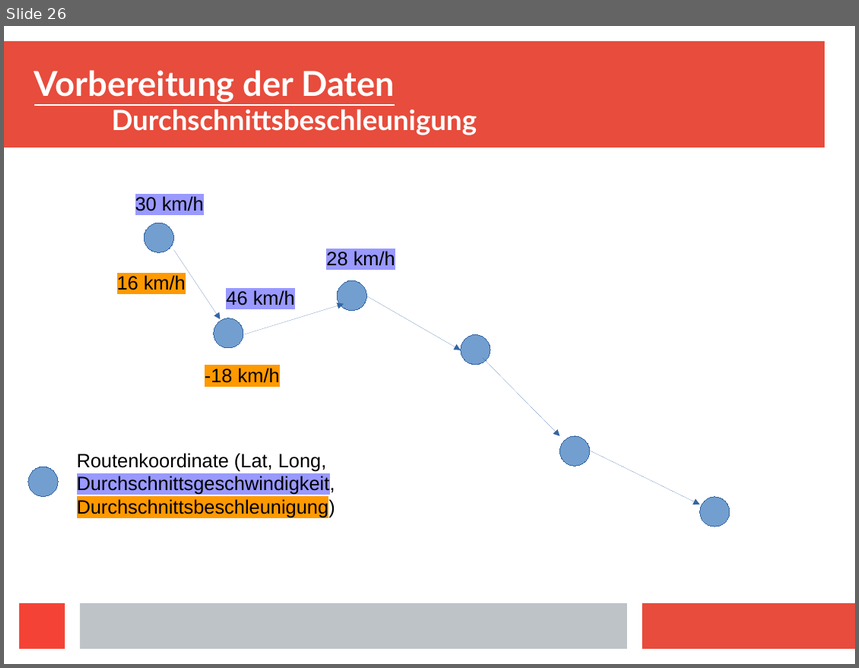
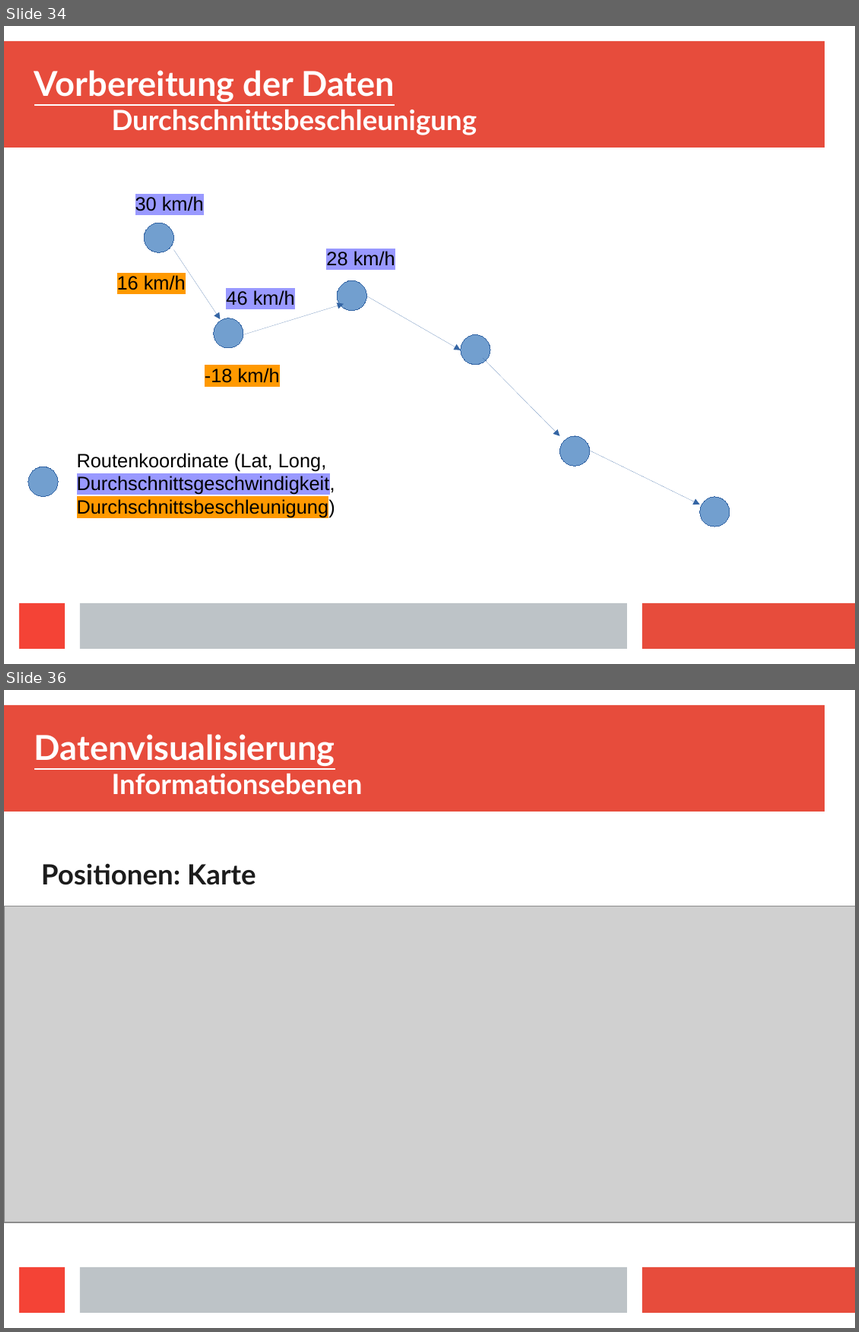
Before and after one commit to Centro1993/Busradar-Visualization, a slide deck: Presentation/Busradar-Mining.odp. Shown one above the other, each under a label of ours: slide 26 before the commit, slides 34 and 36 after it; the slides between them are not shown. The pictures are 859x668 and 859x1332 pixels, drawn with LibreOffice and Linux fonts; fonts in the diff are those of the drawing; grey boxes stand for pictures. Boxes give left, top, right and bottom in pixels: in the first picture for what was removed or moved away, otherwise in the second. Text is boxed around its words. In the diff, an @@ line names an element or a change of style, - is before the commit and + after.

Commit message:
changed position color, added pages to presentation

```diff
--- a/Presentation/Busradar-Mining.odp
+++ b/Presentation/Busradar-Mining.odp
@@ slide 36 added at bbox=[4, 690, 855, 1328], background #FFFFFF; not listed: 4 template elements that a slide beside it also shows @@
@@ title added at bbox=[34, 734, 363, 795], 32 pt, text #FFFFFF, bold, underline @@
+Datenvisualisierung
+Informationsebenen
@@ text added at bbox=[41, 863, 256, 885], 26 pt, text #1C1C1C, bold @@
+Positionen: Karte
@@ picture added at bbox=[4, 914, 840, 1223] @@
@@ picture added at bbox=[4, 907, 855, 1223] @@
@@ what was slide 26 is now slide 34 @@
```
Also in this commit, not shown: 5 slides changed, 16 other slides added, 9 other files.
